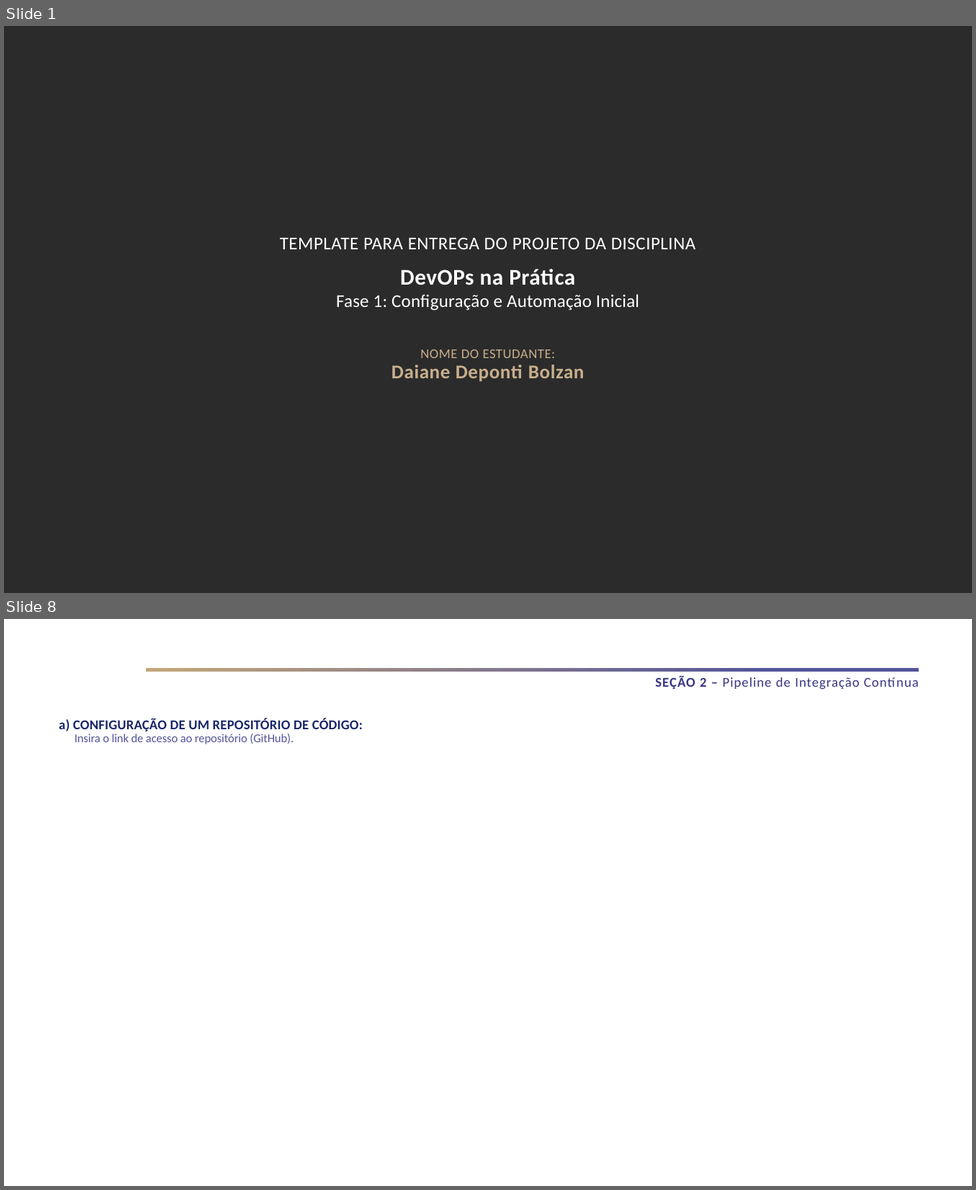
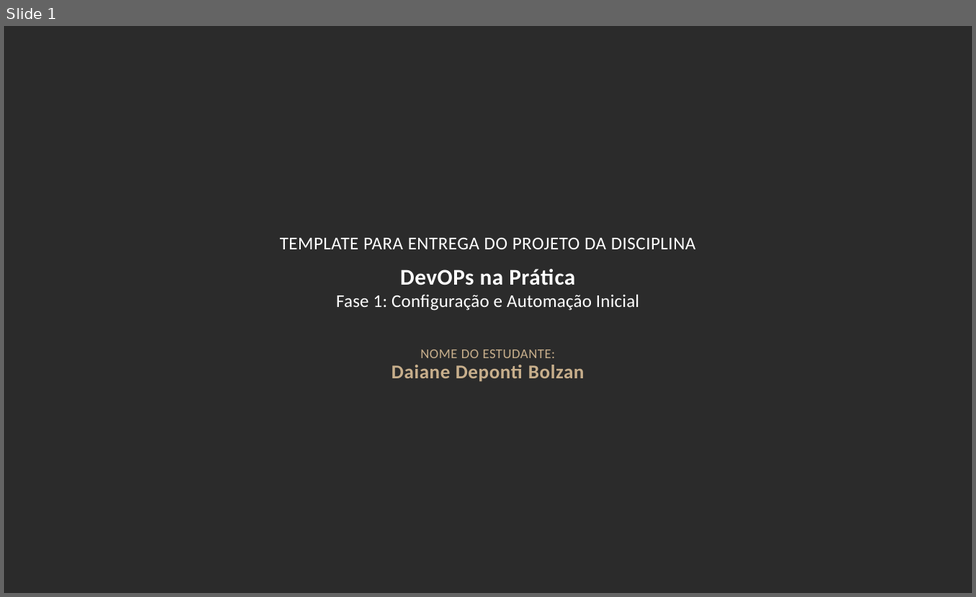
Before and after one commit to Daaaiii/Devops, a slide deck: Daiane Bolzan - Fase 1 - DevOps na Prática.pptx. Shown one above the other, each under a label of ours: slides 1 and 8 before the commit, slide 1 after it; the slides between them are not shown. The pictures are 976x1190 and 976x597 pixels, drawn with LibreOffice and Linux fonts; fonts in the diff are those of the drawing; background and template pictures are left out; a plain dark background stands for a picture behind light text. Boxes give left, top, right and bottom in pixels: in the first picture for what was removed or moved away, otherwise in the second. Text is boxed around its words. In the diff, an @@ line names an element or a change of style, - is before the commit and + after.

```diff
--- a/Daiane Bolzan - Fase 1 - DevOps na Prática.pptx
+++ b/Daiane Bolzan - Fase 1 - DevOps na Prática.pptx
@@ slide 8 removed at (x1=4, y1=619, x2=972, y2=1186), background #FFFFFF @@
@@ rectangle removed at (x1=145, y1=668, x2=918, y2=672) @@
@@ text removed at (x1=655, y1=676, x2=859, y2=689) @@
-SEÇÃO 2 – Pipeline de Integração Contínua
@@ text removed at (x1=59, y1=718, x2=363, y2=731) @@
-a) CONFIGURAÇÃO DE UM REPOSITÓRIO DE CÓDIGO:
@@ table removed at (x1=75, y1=731, x2=304, y2=748), 1 rows, 1 columns @@
-Insira o link de acesso ao repositório (GitHub).
```
Also in this commit, not shown: 14 slides added, 4 other slides removed, 1 other file.
